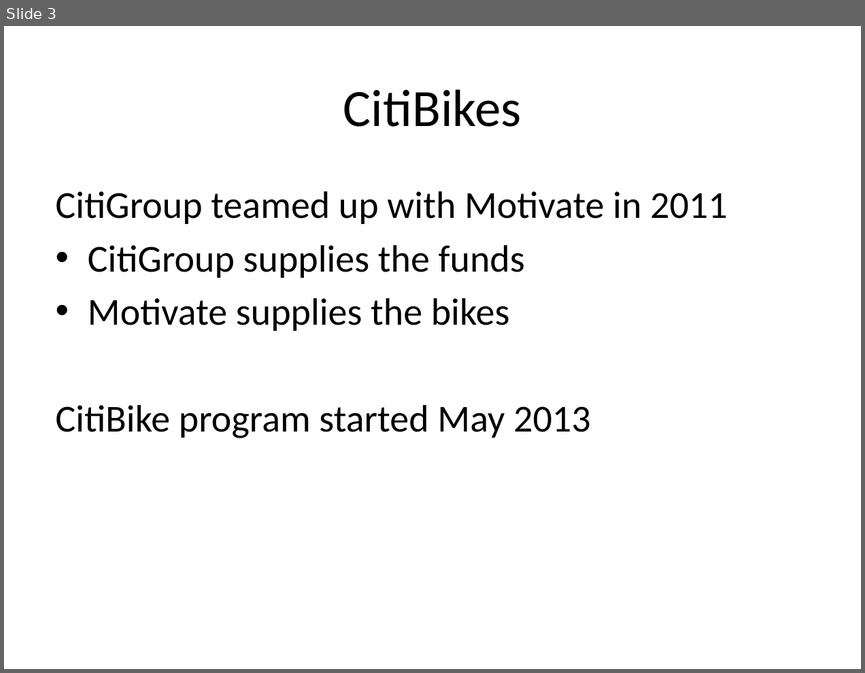
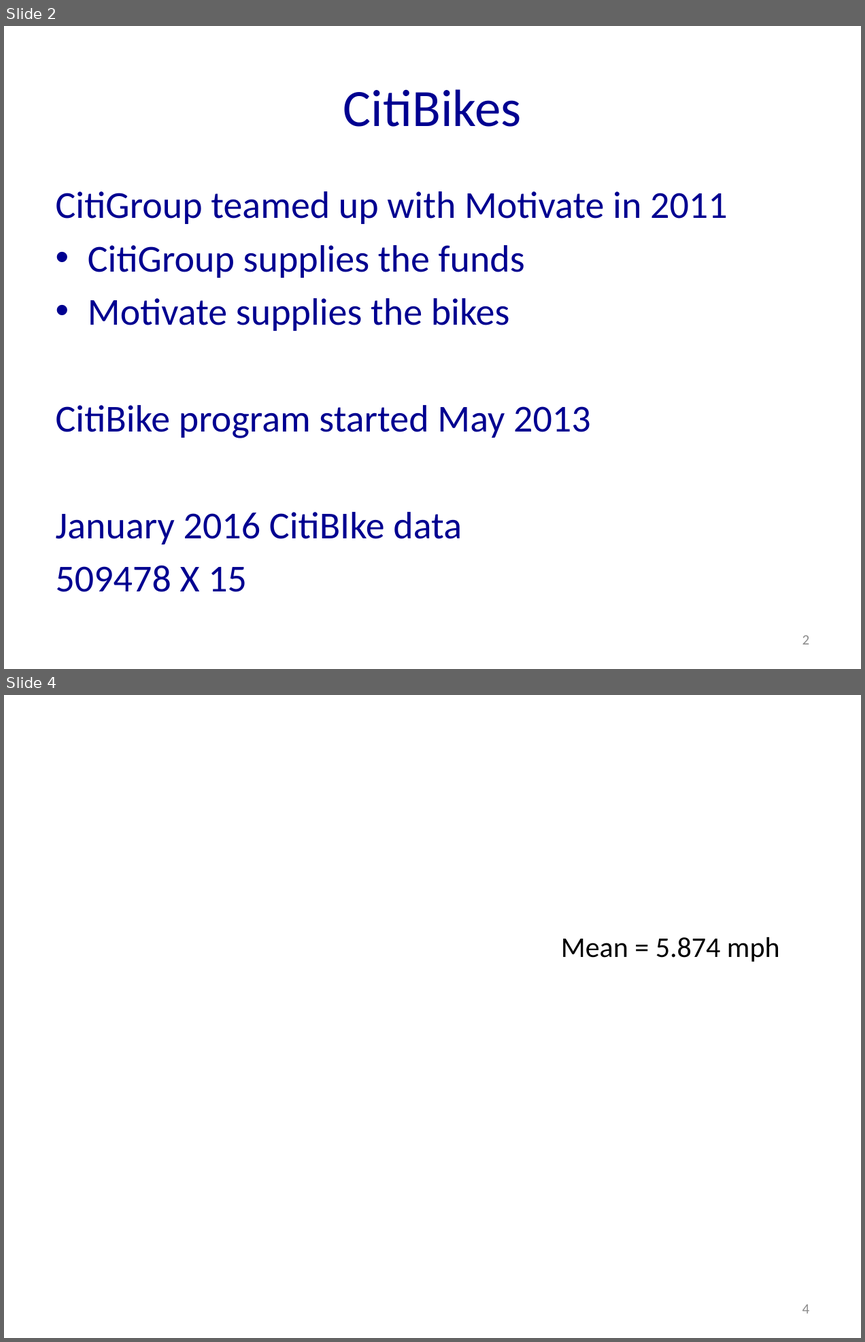
Before and after one commit to nycdatasci/bootcamp005_project, a slide deck: Project1-ExploreVis/Taraqur Rahman/CitiBike_Presentation.pptx. Shown one above the other, each under a label of ours: slide 3 before the commit, slides 2 and 4 after it; the slides between them are not shown. The pictures are 865x673 and 865x1342 pixels, drawn with LibreOffice and Linux fonts; fonts in the diff are those of the drawing; background and template pictures are left out. Boxes give left, top, right and bottom in pixels: in the first picture for what was removed or moved away, otherwise in the second. Text is boxed around its words. In the diff, an @@ line names an element or a change of style, - is before the commit and + after.

```diff
--- a/Project1-ExploreVis/Taraqur Rahman/CitiBike_Presentation.pptx
+++ b/Project1-ExploreVis/Taraqur Rahman/CitiBike_Presentation.pptx
@@ slide 4 added at (4, 695, 861, 1338), background picture (left out) @@
@@ text added at (561, 936, 780, 962), 24 pt, text #000000 @@
+Mean = 5.874 mph
@@ page number added at (802, 1304, 810, 1313), 12 pt, text #8C8C8C @@
+4
@@ what was slide 3 is now slide 2 @@
@@ slide 2 changed as well @@
@@ title "CitiBikes" at (343, 89, 521, 127): text colour #000000 to #000090 @@
@@ text at (56, 191, 728, 438): text colour #000000 to #000090 in "CitiGroup teamed up with Motivate in 2011", "CitiGroup supplies the funds", "Motivate supplies the bikes", "CitiBike program started May 2013" @@
@@ text at (56, 512, 462, 592): paragraphs added @@
+January 2016 CitiBIke data
+509478 X 15
@@ page number added at (802, 635, 810, 644), 12 pt, text #8C8C8C @@
+2
```
Also in this commit, not shown: 1 other slide changed, 6 other slides added, 6 slides removed, 1 other file.
